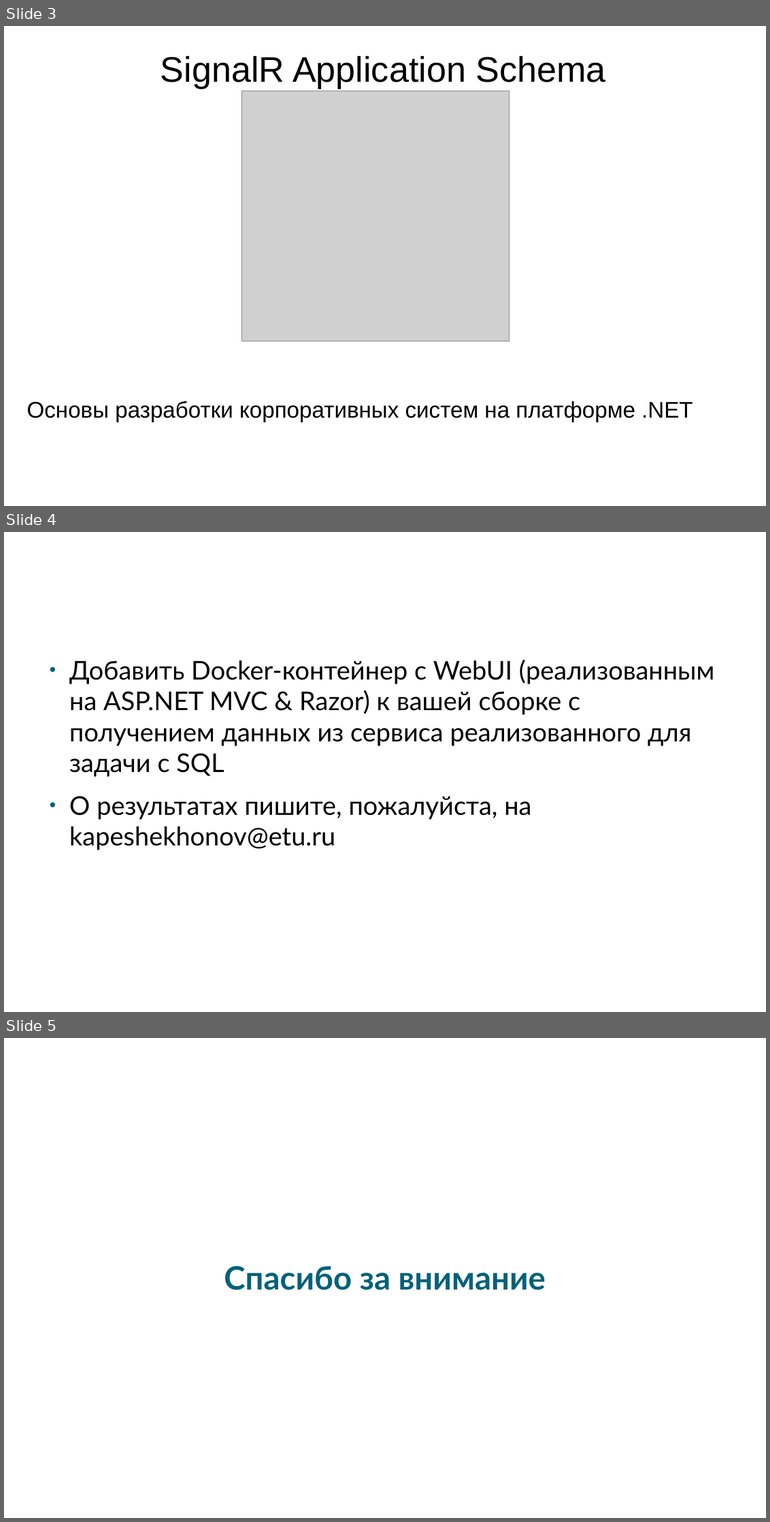
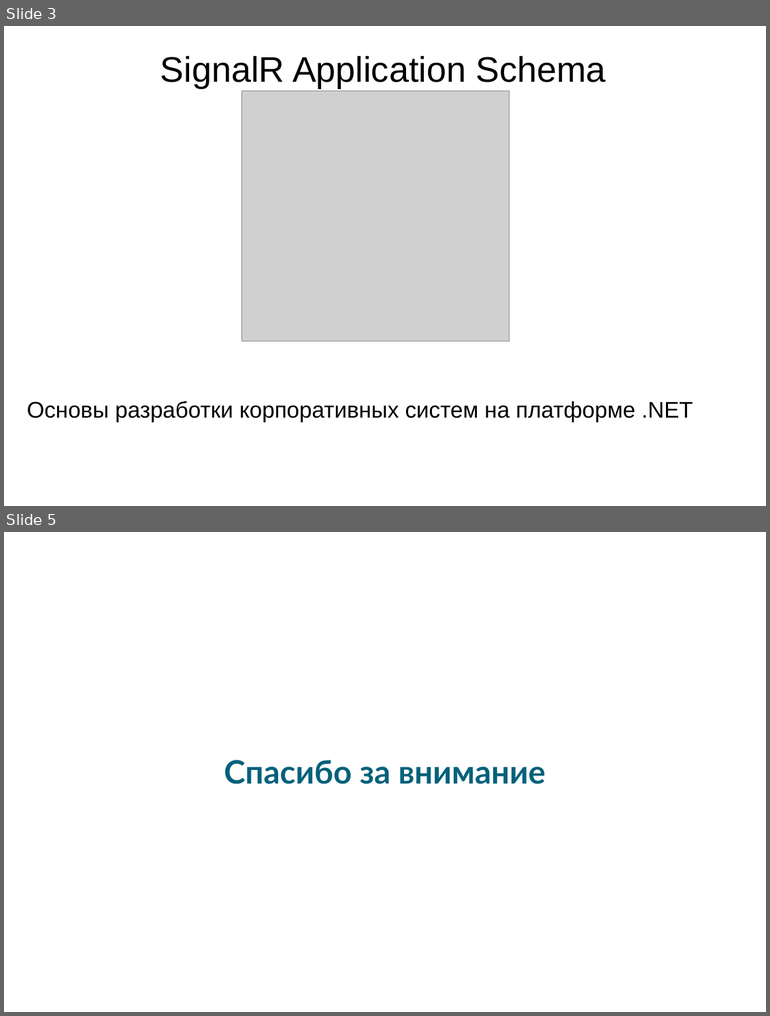
Before and after one commit to klimenkoAnna/DeveloperInstrumentalTools, a slide deck: docs/ETU DIT #7.pptx. Shown one above the other, each under a label of ours: slides 3, 4 and 5 before the commit, slides 3 and 5 after it; the slides between them are not shown. The pictures are 770x1522 and 770x1016 pixels, drawn with LibreOffice and Linux fonts; fonts in the diff are those of the drawing; grey boxes stand for pictures; background and template pictures are left out. Boxes give left, top, right and bottom in pixels: in the first picture for what was removed or moved away, otherwise in the second. Text is boxed around its words. In the diff, an @@ line names an element or a change of style, - is before the commit and + after.

```diff
--- a/docs/ETU DIT #7.pptx
+++ b/docs/ETU DIT #7.pptx
@@ slide 4 removed at bbox=[4, 532, 766, 1012], background picture (left out) @@
@@ text removed at bbox=[42, 539, 728, 620] @@
-Razor — лабораторная работа #3
@@ text removed at bbox=[69, 659, 714, 850] @@
-● Добавить Docker-контейнер с WebUI (реализованным на ASP.NET MVC & Razor) к вашей сборке с получением данных из сервиса реализованного для задачи с SQL
-● О результатах пишите, пожалуйста, на kapeshekhonov@etu.ru
```
Also in this commit, not shown: 1 slide added.
